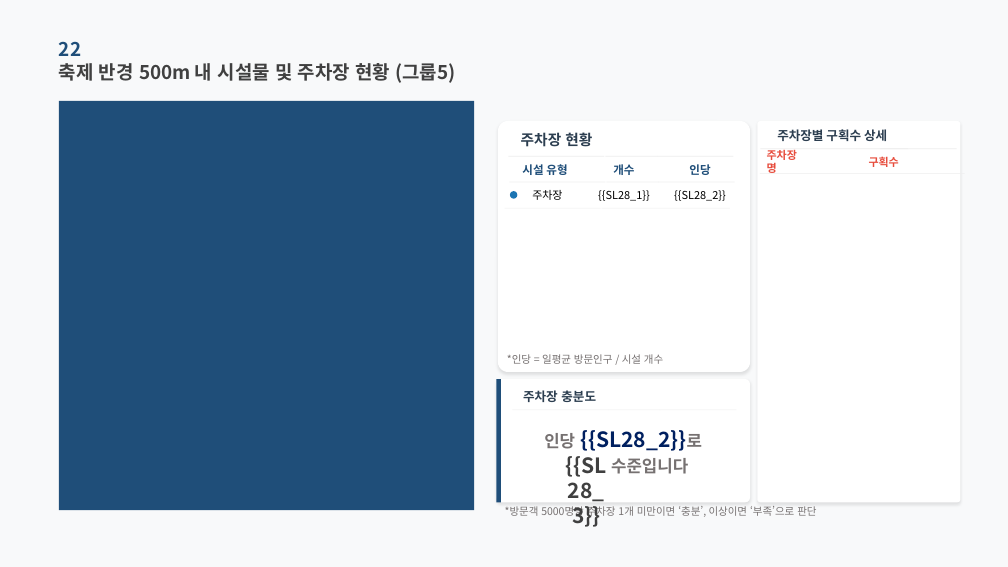
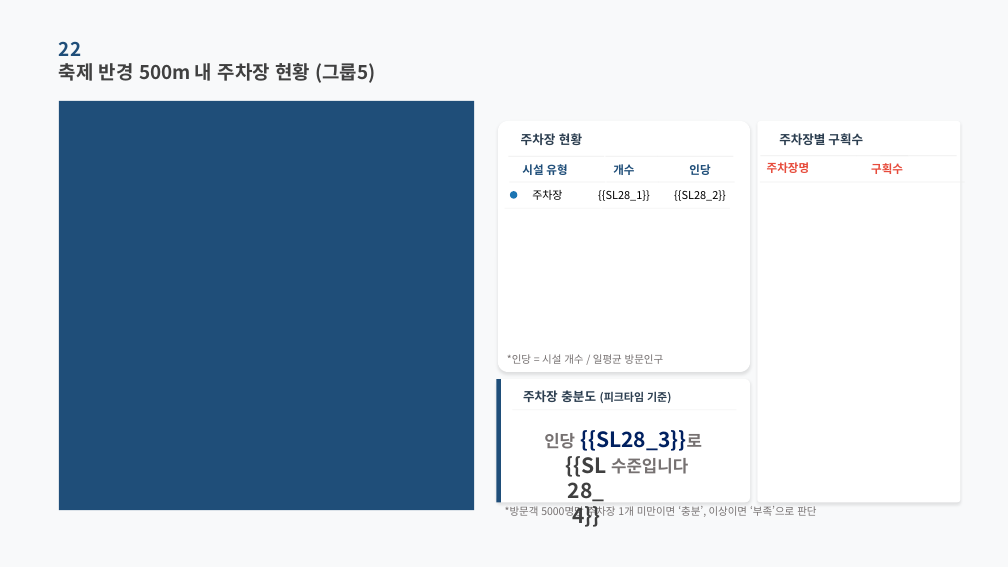
Before and after one commit to roddms/auto-report, a slide deck: slide 29 of template/master_pretendard.pptx. Drawn at 1008x567 pixels with LibreOffice and Linux fonts; fonts in the diff are those of the drawing; background and template pictures are left out. Boxes give left, top, right and bottom in pixels: in the first picture for what was removed or moved away, otherwise in the second. Text is boxed around its words. In the diff, an @@ line names an element or a change of style, - is before the commit and + after.

```diff
--- a/template/master_pretendard.pptx
+++ b/template/master_pretendard.pptx
@@ text at [59,63,375,83]: text changed @@
-축제 반경 500m 내 시설물 및 주차장 현황 (그룹5)
+축제 반경 500m 내 주차장 현황 (그룹5)
@@ text "주차장 현황" at [521,133,582,145]: size 14 to 12 pt @@
@@ text at [779,133,863,145]: text changed @@
-주차장별 구획수 상세
+주차장별 구획수
@@ text "주차장명": place and size @@
-text "주차장명" at [767,150,797,173]
+text "주차장명" at [767,162,810,173]
@@ text "주차장명" at [767,162,810,173]: size 10.5 to 11 pt @@
@@ text "구획수" at [871,163,903,174]: size 10.5 to 11 pt @@
@@ text "구획수": place and size @@
-text "구획수" at [869,156,899,167]
+text "구획수" at [871,163,903,174]
@@ 4 rectangles: place and size @@
-4 rectangles at [760,148,965,174]
+4 rectangles at [760,156,965,182]
@@ text at [507,354,664,364]: text changed @@
-*인당 = 일평균 방문인구 / 시설 개수
+*인당 = 시설 개수 / 일평균 방문인구
@@ text at [523,390,671,403]: text changed; size 12 to 10.5 pt @@
-주차장 충분도
+주차장 충분도 (피크타임 기준)
@@ text at [544,430,702,451]: text changed @@
-인당 {{SL28_2}}로
+인당 {{SL28_3}}로
@@ text at [572,430,686,527]: text changed @@
-{{SL28_3}}
+{{SL28_4}}
```
Also in this commit, not shown: 23 other slides changed, 25 other files.
